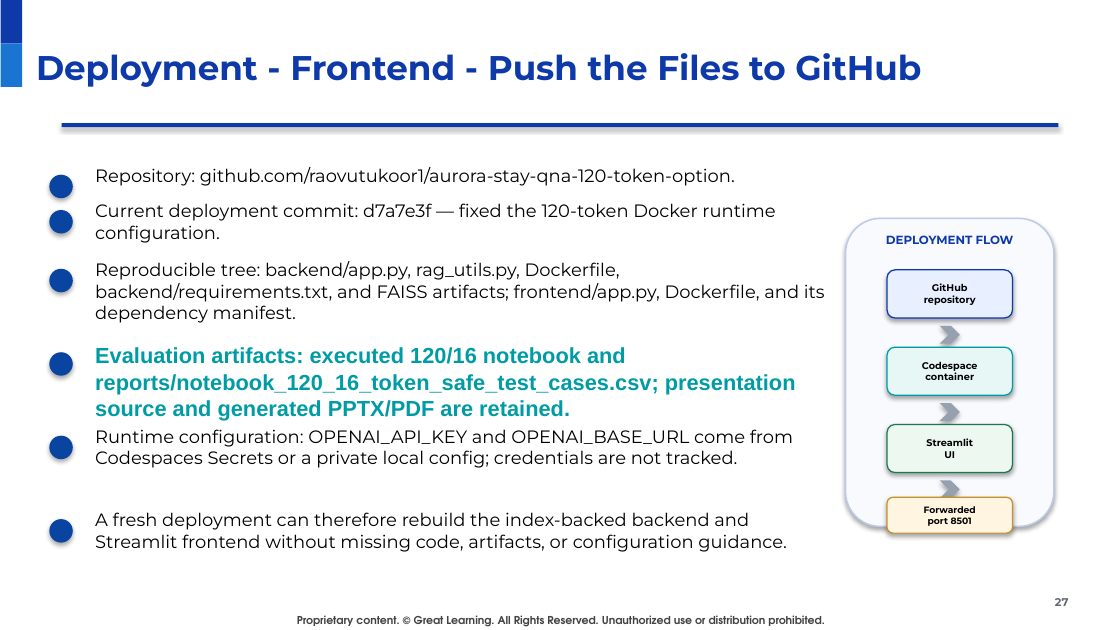
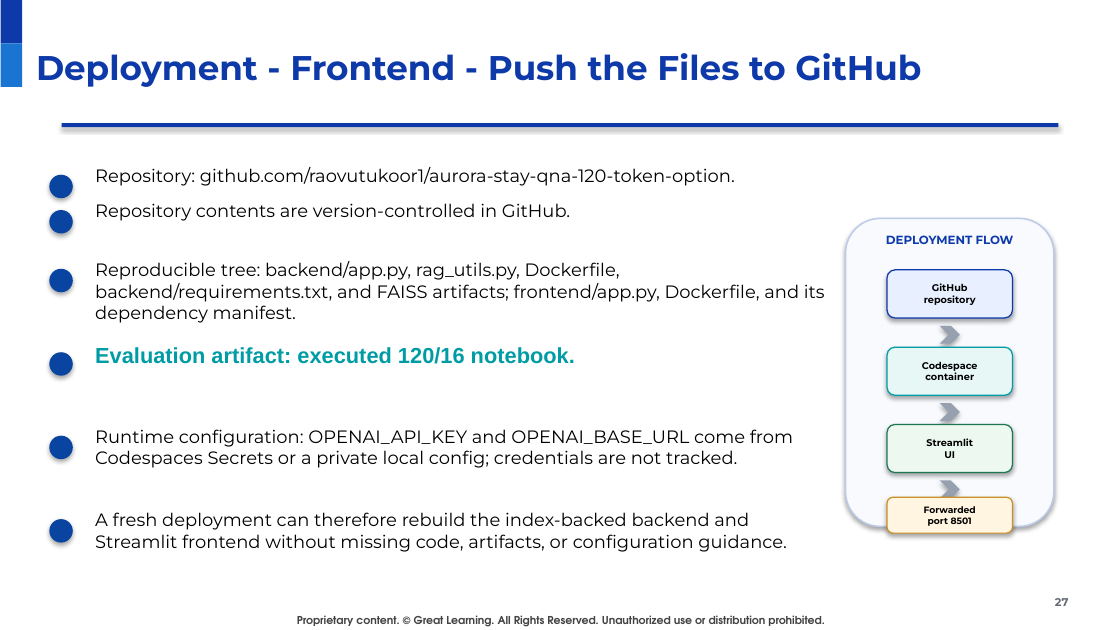
Before and after one commit to raovutukoor1/aurora-stay-qna-120-token-option, a slide deck: slide 27 of presentations/Aurora_Stays_RAG_120_Token_Option.pptx. Drawn at 1120x630 pixels with LibreOffice and Linux fonts; fonts in the diff are those of the drawing; background and template pictures are left out. Boxes give left, top, right and bottom in pixels: in the first picture for what was removed or moved away, otherwise in the second. Text is boxed around its words. In the diff, an @@ line names an element or a change of style, - is before the commit and + after.

Commit message:
Refresh deployment artifact and smoke-test slides

```diff
--- a/presentations/Aurora_Stays_RAG_120_Token_Option.pptx
+++ b/presentations/Aurora_Stays_RAG_120_Token_Option.pptx
@@ text at <box>95,203,570,221</box>: text changed @@
-Current deployment commit: d7a7e3f — fixed the 120-token Docker runtime configuration.
+Repository contents are version-controlled in GitHub.
@@ text at <box>95,347,575,364</box>: text changed @@
-Evaluation artifacts: executed 120/16 notebook and reports/notebook_120_16_token_safe_test_cases.csv; presentation source and generated PPTX/PDF are retained.
+Evaluation artifact: executed 120/16 notebook.
```
Also in this commit, not shown: 1 other slide changed, 1 other file.
